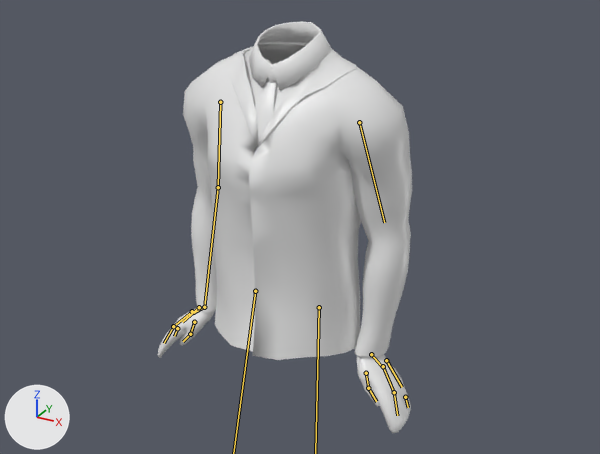
The FBX model Assets/NPC/Models/Test/whiteCoat_male.fbx as it was, and as the next commit left it.
Before and after are seen from a 50 mm camera at (0.979, -1.696, 2.145) aimed at (0.04, 0.012, 1.291). Lighting does not change. The marker at lower left points along +X, +Y and +Z. Both versions are drawn at the pose saved in each file; the numbers are the values there. The bones that change are drawn over the model as lines.

The first picture shows 'whiteCoat_male'.
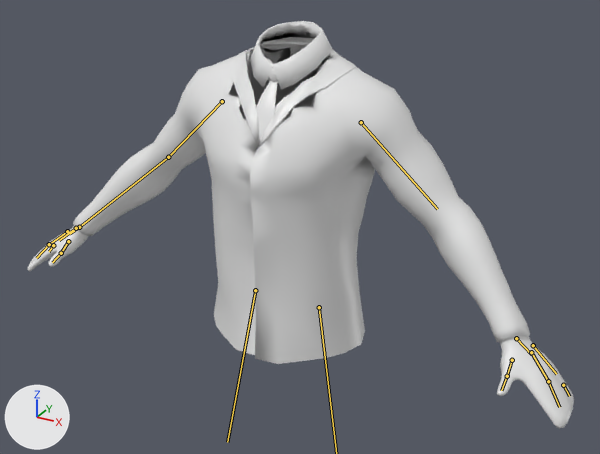
Pixel boxes [x1, y1, x2, y2] of what changed, in the pictures (600 x 454 px):
'whiteCoat_male', posed (115% wider): before [158, 21, 412, 433]; after [28, 21, 574, 429]
bone 'upper_arm.L', root to tip: before (359, 122) to (384, 222); after (361, 122) to (437, 209)
bone 'hand.L', root to tip: before (371, 354) to (383, 368); after (516, 338) to (531, 354)
bone 'thumb.01.L', root to tip: before (366, 373) to (368, 388); after (512, 360) to (507, 376)
bone 'thumb.02.L', root to tip: before (368, 388) to (376, 401); after (507, 376) to (501, 390)
bone 'palm.02.L', root to tip: before (383, 366) to (394, 392); after (531, 352) to (548, 381)
bone 'f_middle.01.L', root to tip: before (394, 392) to (397, 415); after (548, 381) to (559, 407)
bone 'palm.04.L', root to tip: before (386, 360) to (402, 387); after (533, 345) to (556, 374)
bone 'f_pinky.02.L', root to tip: before (405, 397) to (408, 407); after (563, 385) to (569, 396)
bone 'upper_arm.R', root to tip: before (220, 102) to (218, 187); after (222, 101) to (168, 157)
bone 'forearm.R', root to tip: before (218, 187) to (204, 307); after (168, 157) to (79, 227)
bone 'hand.R', root to tip: before (204, 307) to (193, 313); after (79, 227) to (69, 234)
bone 'thumb.01.R', root to tip: before (194, 322) to (190, 334); after (68, 241) to (61, 253)
bone 'thumb.02.R', root to tip: before (190, 334) to (183, 341); after (61, 253) to (52, 262)
bone 'palm.02.R', root to tip: before (192, 311) to (173, 326); after (67, 231) to (49, 244)
bone 'f_middle.01.R', root to tip: before (173, 326) to (164, 343); after (49, 244) to (36, 258)
bone 'palm.04.R', root to tip: before (199, 307) to (182, 322); after (76, 228) to (59, 240)
bone 'f_pinky.02.R', root to tip: before (177, 328) to (174, 336); after (53, 245) to (49, 251)

The change in detail:
Bone 'upper_arm.L' (bone_upper_arm_l) turns from (-8, 30, -39) to (0, 0, 0) degrees about its own x, y and z.
Bone 'hand.L' (bone_hand_l) turns from (-14, -22, 44) to (0, 0, 0) degrees about its own x, y and z.
Bone 'thumb.01.L' (bone_thumb_01_l) turns from (-49, 18, 5) to (0, 0, 0) degrees about its own x, y and z.
Bone 'thumb.02.L' (bone_thumb_02_l) turns from (-17, -3, 24) to (0, 0, 0) degrees about its own x, y and z.
Bone 'palm.02.L' (bone_palm_02_l) turns from (-1, -2, -6) to (0, 0, 0) degrees about its own x, y and z.
Bone 'f_middle.01.L' (bone_f_middle_01_l) turns from (0, -1, -8) to (0, 0, 0) degrees about its own x, y and z.
Bone 'palm.04.L' (bone_palm_04_l) turns from (-1, 0, -8) to (0, 0, 0) degrees about its own x, y and z.
Bone 'f_pinky.02.L' (bone_f_pinky_02_l) turns from (-1, 0, -2) to (0, 0, 0) degrees about its own x, y and z.
Bone 'upper_arm.R' (bone_upper_arm_r) turns from (-9, -30, 39) to (0, 0, 0) degrees about its own x, y and z.
Bone 'forearm.R' (bone_forearm_r) turns from (2, 0, 0) to (0, 0, 0) degrees about its own x, y and z.
Bone 'hand.R' (bone_hand_r) turns from (-14, 22, -44) to (0, 0, 0) degrees about its own x, y and z.
Bone 'thumb.01.R' (bone_thumb_01_r) turns from (-49, -17, -5) to (0, 0, 0) degrees about its own x, y and z.
Bone 'thumb.02.R' (bone_thumb_02_r) turns from (-17, 3, -24) to (0, 0, 0) degrees about its own x, y and z.
Bone 'palm.02.R' (bone_palm_02_r) turns from (-1, 2, 6) to (0, 0, 0) degrees about its own x, y and z.
Bone 'f_middle.01.R' (bone_f_middle_01_r) turns from (0, 1, 8) to (0, 0, 0) degrees about its own x, y and z.
Bone 'palm.04.R' (bone_palm_04_r) turns from (-1, 0, 9) to (0, 0, 0) degrees about its own x, y and z.
Bone 'f_pinky.02.R' (bone_f_pinky_02_r) turns from (-1, 0, 3) to (0, 0, 0) degrees about its own x, y and z.
Bone 'thigh.L' (bone_thigh_l) turns from (9, -10, -6) to (0, 0, 0) degrees about its own x, y and z.
Bone 'thigh.R' (bone_thigh_r) turns from (5, 9, 6) to (0, 0, 0) degrees about its own x, y and z.
